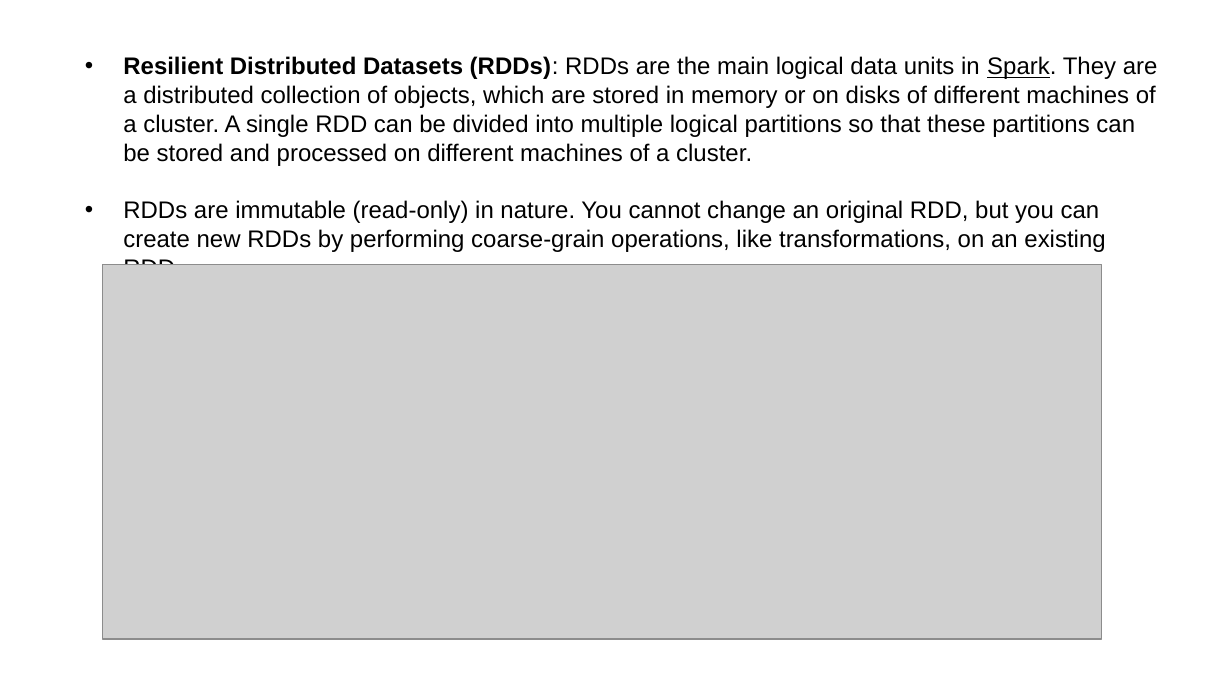
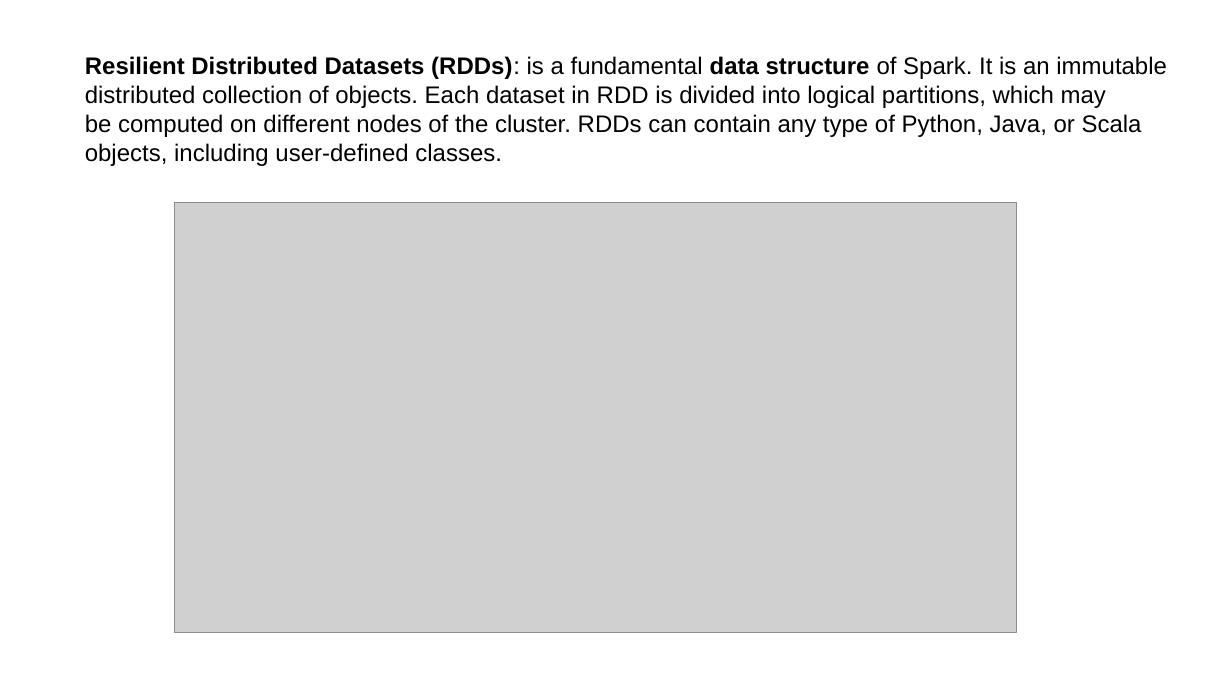
Before and after one commit to danaelshrbiny10/pyspark-playstore, a slide deck: slide 17 of ppt/apache-spark.pptx (slide 14 before the commit). Drawn at 1232x693 pixels with LibreOffice and Linux fonts; fonts in the diff are those of the drawing; grey boxes stand for pictures. Boxes give left, top, right and bottom in pixels: in the first picture for what was removed or moved away, otherwise in the second. Text is boxed around its words. In the diff, an @@ line names an element or a change of style, - is before the commit and + after.

```diff
--- a/ppt/apache-spark.pptx
+++ b/ppt/apache-spark.pptx
@@ text at [85, 56, 1167, 166]: text changed @@
-• Resilient Distributed Datasets (RDDs): RDDs are the main logical data units in Spark. They are a distributed collection of objects, which are stored in memory or on disks of different machines of a cluster. A single RDD can be divided into multiple logical partitions so that these partitions can be stored and processed on different machines of a cluster.
-• RDDs are immutable (read-only) in nature. You cannot change an original RDD, but you can create new RDDs by performing coarse-grain operations, like transformations, on an existing RDD.
+Resilient Distributed Datasets (RDDs): is a fundamental data structure of Spark. It is an immutable distributed collection of objects. Each dataset in RDD is divided into logical partitions, which may be computed on different nodes of the cluster. RDDs can contain any type of Python, Java, or Scala objects, including user-defined classes.
@@ picture: place and size @@
-picture at [102, 265, 1101, 639]
+picture at [175, 203, 1016, 633]
```
Also in this commit, not shown: 3 other slides changed, 4 slides added, 2 slides removed, 1 other file.
